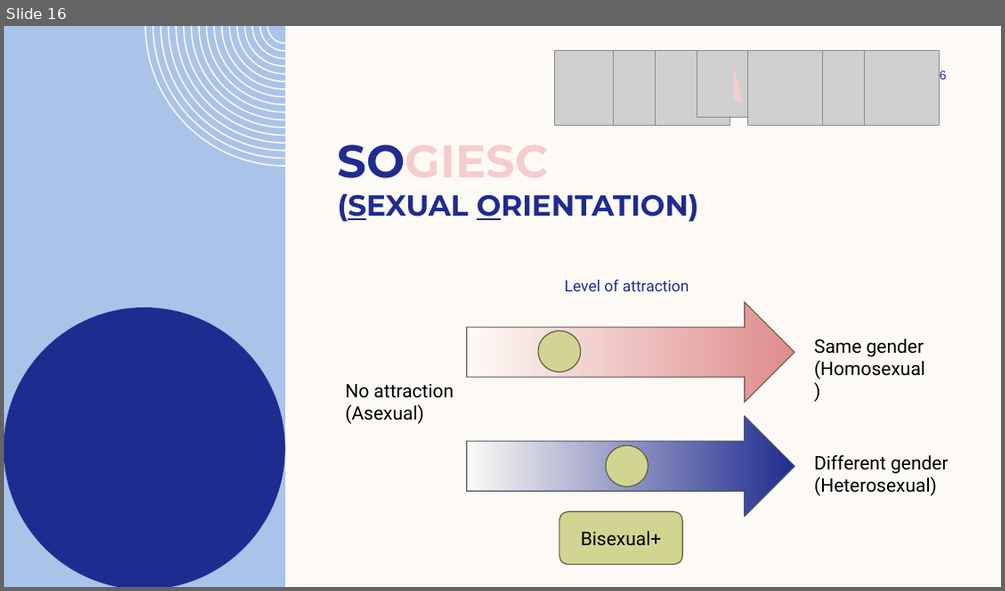
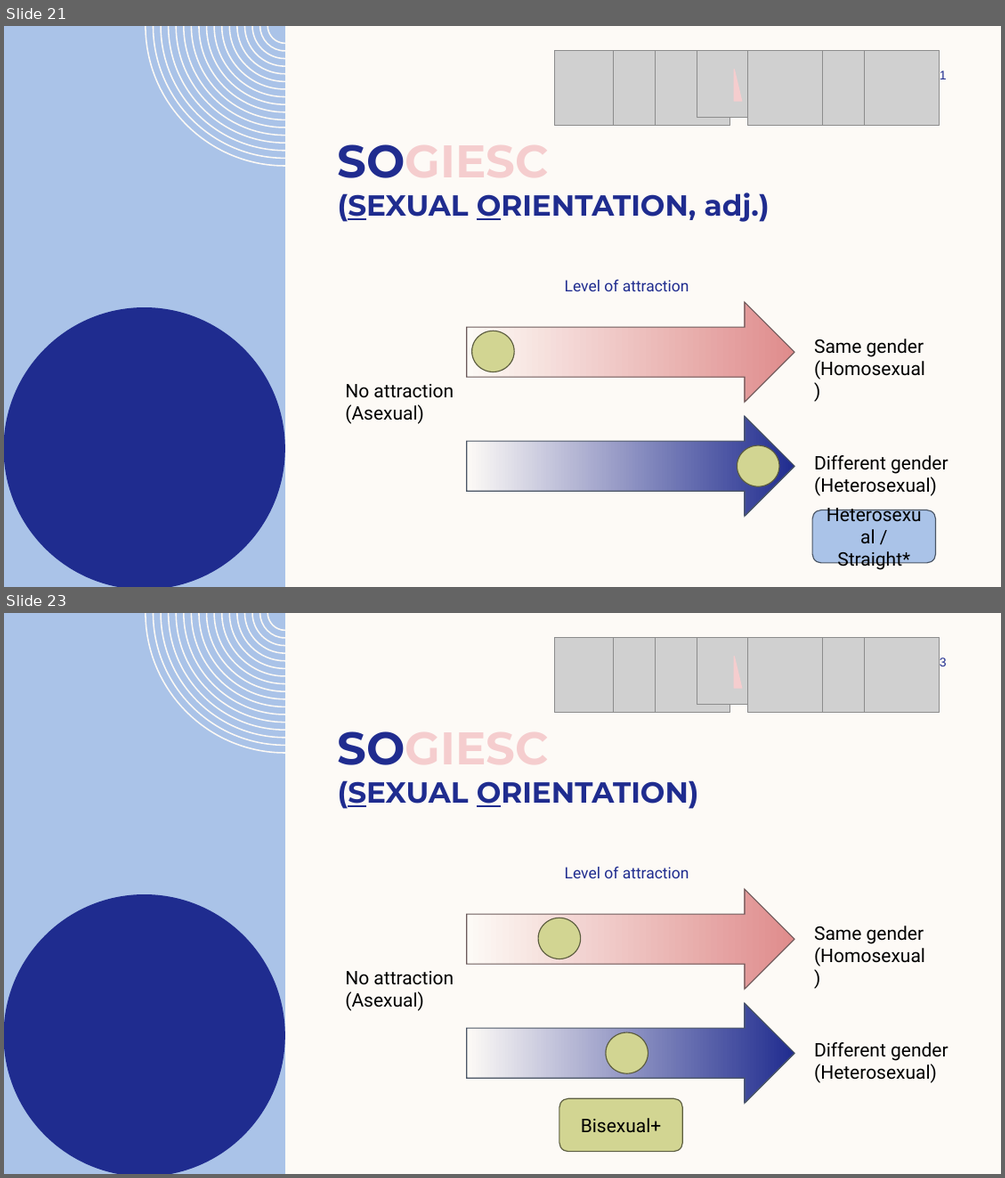
Before and after one commit to InterstellarMist/VIP-Workshop-2024, a slide deck: Gender Sensitivity Training/SOGIESC Workshop.pptx. Shown one above the other, each under a label of ours: slide 16 before the commit, slides 21 and 23 after it; the slides between them are not shown. The pictures are 1005x591 and 1005x1178 pixels, drawn with LibreOffice and Linux fonts; fonts in the diff are those of the drawing; grey boxes stand for pictures; background and template pictures are left out. Boxes give left, top, right and bottom in pixels: in the first picture for what was removed or moved away, otherwise in the second. Text is boxed around its words. In the diff, an @@ line names an element or a change of style, - is before the commit and + after.

```diff
--- a/Gender Sensitivity Training/SOGIESC Workshop.pptx
+++ b/Gender Sensitivity Training/SOGIESC Workshop.pptx
@@ slide 21 added at [4, 26, 1001, 587], background #FDFAF6; not listed: 3 template elements that a slide beside it also shows @@
@@ group added at [554, 50, 939, 125]: 7 pictures, 1 right triangle @@
@@ page number added at [932, 69, 947, 82], 12 pt, text #1F2C8F @@
+21
@@ title added at [338, 144, 769, 222], 28 pt, text #1F2C8F, bold @@
+SOGIESC
+(SEXUAL ORIENTATION, adj.)
@@ text added at [565, 279, 689, 291], 15 pt, text #1F2C8F @@
+Level of attraction
@@ right arrow added at [467, 302, 794, 402], fill gradient #FDFAF6 to #DF8C8C, outline #6B5A5A 1 pt @@
@@ ellipse added at [472, 331, 515, 372], fill #D2D592, outline #5C5D40 1 pt @@
@@ text added at [814, 338, 925, 379], 18 pt, text #000000 @@
+Same gender
+(Homosexual)
@@ text added at [345, 384, 453, 424], 18 pt, text #000000 @@
+No attraction
+(Asexual)
@@ right arrow added at [467, 417, 794, 516], fill gradient #FDFAF6 to #202C8F, outline #4B5566 1 pt @@
@@ ellipse added at [736, 445, 779, 487], fill #D2D592, outline #5C5D40 1 pt @@
@@ text added at [814, 455, 948, 474], 18 pt, text #000000 @@
+Different gender
+(Heterosexual)
@@ rounded rectangle added at [812, 510, 936, 563], fill #AAC3E8, outline #4B5566 1 pt, 18 pt, text #000000 @@
+Heterosexual / Straight*
@@ what was slide 16 is now slide 23 @@
@@ page number at [932, 656, 947, 669]: text changed @@
-16
+23
```
Also in this commit, not shown: 14 slides changed, 8 other slides added.
